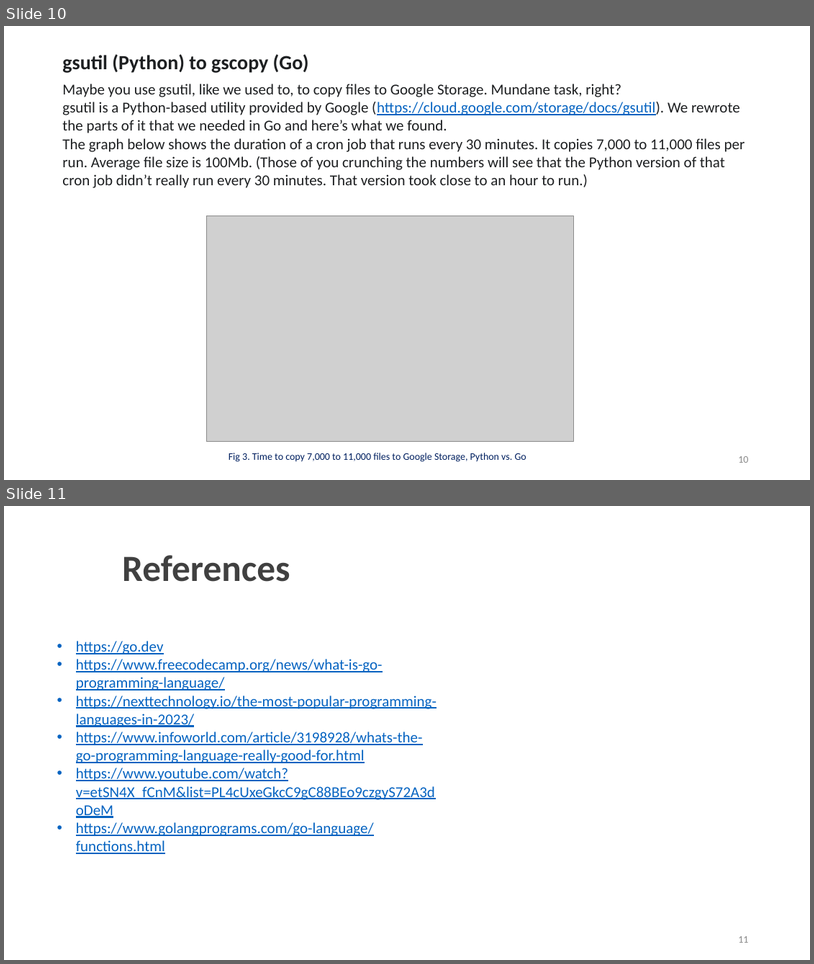
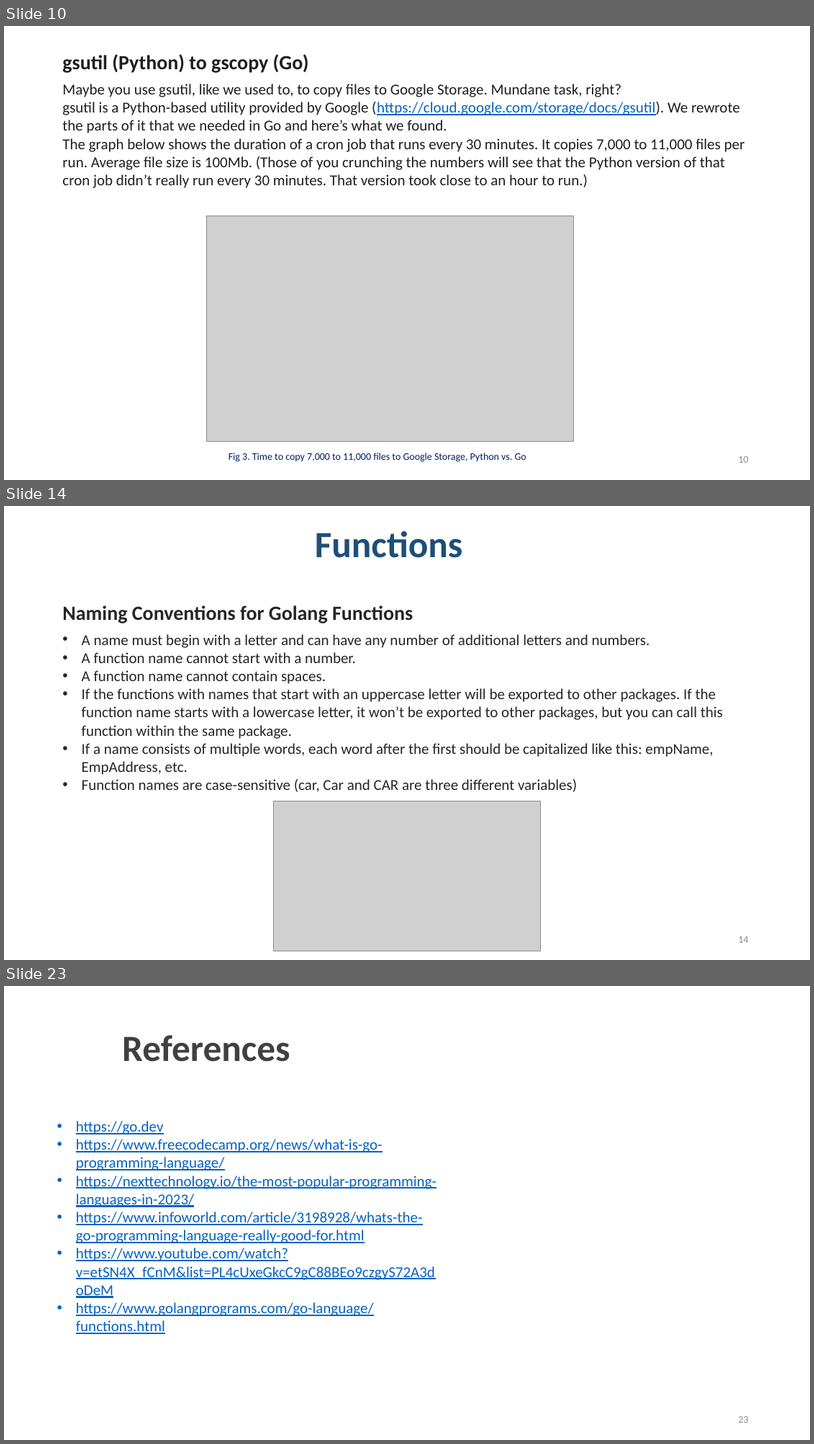
Before and after one commit to eraykaradag/pdp, a slide deck: GO.pptx. Shown one above the other, each under a label of ours: slides 10 and 11 before the commit, slides 10, 14 and 23 after it; the slides between them are not shown. The pictures are 814x964 and 814x1444 pixels, drawn with LibreOffice and Linux fonts; fonts in the diff are those of the drawing; grey boxes stand for pictures; background and template pictures are left out. Boxes give left, top, right and bottom in pixels: in the first picture for what was removed or moved away, otherwise in the second. Text is boxed around its words. In the diff, an @@ line names an element or a change of style, - is before the commit and + after.

```diff
--- a/GO.pptx
+++ b/GO.pptx
@@ slide 14 added at box(4, 506, 810, 960), background picture (left out) @@
@@ text added at box(315, 531, 463, 558), 44 pt, text #1F4E79, bold @@
+Functions
@@ text added at box(62, 605, 723, 792), 18 pt, text #252628 @@
+Naming Conventions for Golang Functions
+• A name must begin with a letter and can have any number of additional letters and numbers.
+• A function name cannot start with a number.
+• A function name cannot contain spaces.
+• If the functions with names that start with an uppercase letter will be exported to other packages. If the function name starts with a lowercase letter, it won’t be exported to other packages, but you can call this function within the same package.
+• If a name consists of multiple words, each word after the first should be capitalized like this: empName, EmpAddress, etc.
+• Function names are case-sensitive (car, Car and CAR are three different variables)
@@ picture added at box(274, 800, 540, 951) @@
@@ page number added at box(738, 936, 748, 942), 12 pt, text #8C8C8C @@
+14
@@ what was slide 11 is now slide 23 @@
@@ page number at box(738, 1416, 748, 1422): text changed @@
-11
+23
```
Also in this commit, not shown: 1 slide changed, 11 other slides added.
